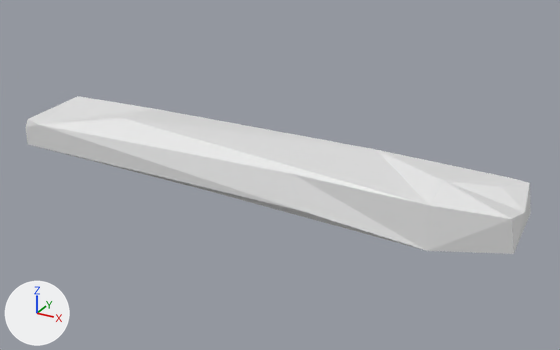
Before and after pictures for a commit that changed the FBX model Assets/Art/Props/woodenBoard.FBX.
Both versions are drawn from a 50 mm lens placed at (1.0098, -0.1417, 0.074), pointed at (0.9312, 0.0012, 0.0026). Lighting does not change. The marker at lower left points along +X, +Y and +Z. Where no turn or scale is listed for an object, it has been applied to the vertices.

Names of what the first picture shows: 'board'.
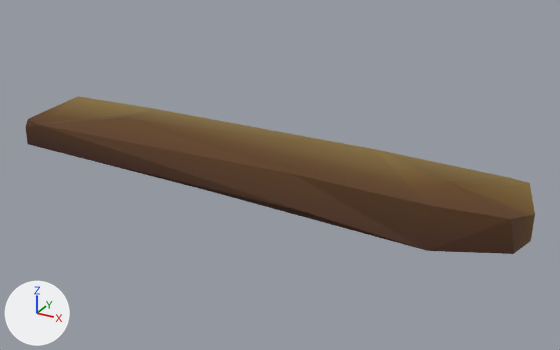
The change, as a diff of the scene's bpy script:
```diff
--- a/Assets/Art/Props/woodenBoard.FBX.py
+++ b/Assets/Art/Props/woodenBoard.FBX.py
@@ img_wood_tga @@
+img_wood_tga = load_image('wood.tga', 'Materials/wood.tga', 240, 240, 'sRGB')
@@ mat_wood @@
+mat_wood = principled_material('wood')
+mat_wood.texture = img_wood_tga
+mat_wood.roughness = 0.859
@@ me_mesh @@
 # used by ob_board; location = (0.9254, -0.0007, 0.0)
-me_mesh.from_pydata(...)  # 28 vertices, 52 faces; spans x -0.0618..0.0613, y -0.0115..0.0124, z -0.0004..0.0119
+me_mesh.from_pydata(...)  # 30 vertices, 56 faces; spans x -0.0618..0.0627, y -0.0115..0.0124, z -0.0005..0.0119
+# me_mesh part 1
+# 3 faces are deleted
+# 1 vertex moves from x 0.0608, y 0.0005, z 0.0068 to x 0.0627, y 0.0005, z 0.0068
+# 2 vertices are added at (0.0627, 0.0004, 0.0011), (0.0556, -0.0016, -0.0005)
+# 7 new faces join them
+# me_mesh part 2: 49 faces spanning x -0.0618..0.0627, y -0.0115..0.0124, z -0.0004..0.0119 switch from no material to mat_wood (picture img_wood_tga)
```

Where the change shows, as pixel boxes (x1, y1, x2, y2) in the pictures (560 x 350 px):
'board', reshaped
    before: (26, 96, 531, 254)
    after: (26, 96, 535, 254)
part 1 of me_mesh, built on
    before: (445, 181, 531, 252)
    after: (445, 181, 535, 253)
part 2 of me_mesh, recoloured (white to brown)
    both: (26, 96, 528, 254)
